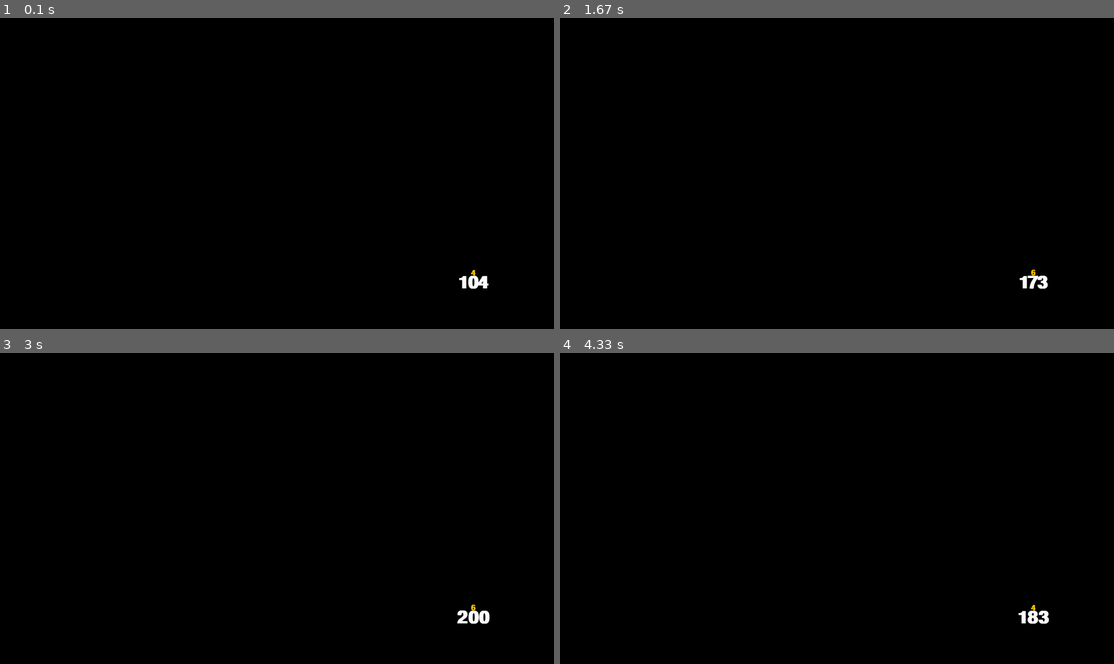
Above: before the commit, frames 1-4 (two rows, left to right).
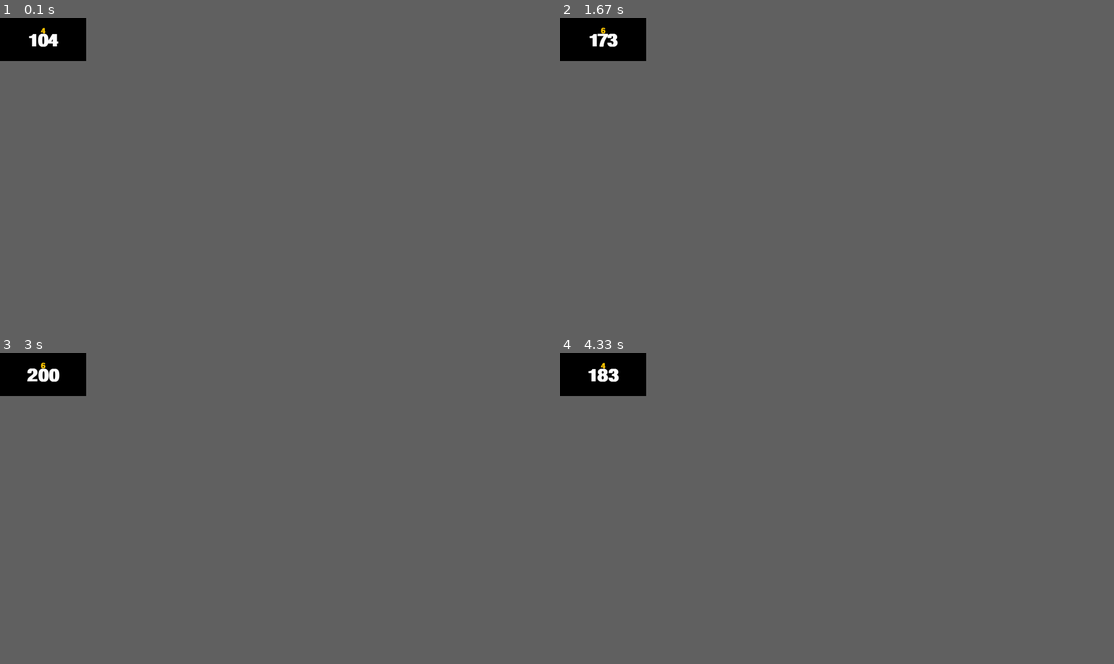
Above: after the commit, the same moments.

Repository: murilobarbosa2002/lmu-minimal-overlay
Game: pygame game, started from src/main.py
Same seed, same stepped clock (60 frames per second), same inputs: the game is played once before the commit and once after it.
Inputs (mouse positions are in pixels of both pictures, inside the frame that each line leads up to):
- Up to frame 1 (0.1 s): no input
- Up to frame 2 (1.67 s): press the mouse at (582, 39) at 0.37 s; move the mouse to (598, 42) at 0.47 s; release the mouse at (609, 49) at 0.6 s
- Up to frame 3 (3 s): no input
- Up to frame 4 (4.33 s): no input
In our replay, the window is 900x506 before the commit and 140x70 after it. These sizes can differ from the game's own. Grey fills any space a smaller window leaves; there, only what the larger window draws over its background counts as a difference.

The runs differ from the first frame. In frame 1, 0.3% of the frame differs, in the area x 5-89%, y 3-88%; in frame 2, 0.3%; in frame 3, 0.4%, in the area x 4-89%, y 2-88%; in frame 4, 0.4%.

Commit message:
feat(ui): implement movable borderless window

Diff:
--- a/src/main.py
+++ b/src/main.py
@@ -8,12 +8,13 @@
 from src.ui.widgets.speedometer import Speedometer
 
 def main():
-    window = WindowManager(title="LMU Telemetry Overlay", width=1920, height=1080)
+    # Wide/Short "card" overlay style
+    window = WindowManager(title="LMU Telemetry Overlay", width=300, height=150)
     window.init()
     provider = MockTelemetryProvider()
     state_machine = StateMachine()
 
-    speedometer = Speedometer(x=1500, y=850, width=280, height=130)
+    speedometer = Speedometer(x=10, y=10, width=280, height=130)
 
     widgets = [speedometer]
 
@@ -32,6 +33,12 @@
                         state_machine.change_state(running_state)
                 elif event.key == pygame.K_ESCAPE:
                     window.is_running = False
+
+            # Handle Dragging Window
+            if event.type == pygame.MOUSEMOTION:
+                if speedometer.is_dragging:
+                    window.move_window(*event.rel)
+
             state_machine.handle_input(event)
 
         try:
--- a/src/ui/widgets/speedometer.py
+++ b/src/ui/widgets/speedometer.py
@@ -44,31 +44,24 @@
 
     def draw(self, surface: pygame.Surface) -> None:
         bg_rect = pygame.Rect(self.x, self.y, self.width, self.height)
-        # Main Card Body (More transparent: 160 alpha)
         s = pygame.Surface((self.width, self.height), pygame.SRCALPHA)
         pygame.draw.rect(s, (0, 0, 0, 160), s.get_rect(), border_radius=15)
         surface.blit(s, (self.x, self.y))
 
-        # Render Speed (Centered)
         if self.speed_surf is None:
             font = FontManager.get_font(90, bold=True)
             self.speed_surf = font.render(f"{int(self.speed)}", True, self.text_color)
 
-        # Move Speed slightly UP to close gap
         speed_rect = self.speed_surf.get_rect(center=(self.x + self.width // 2, self.y + self.height // 2 + 5))
         surface.blit(self.speed_surf, speed_rect)
 
-        # Render Gear (Top Center)
         if self.gear_surf is None:
             font = FontManager.get_font(40, bold=True)
             gear_str = "R" if self.gear == -1 else "N" if self.gear == 0 else str(self.gear)
             self.gear_surf = font.render(gear_str, True, self.gear_color)
 
-        # Move Gear slightly DOWN to close gap
         gear_rect = self.gear_surf.get_rect(center=(self.x + self.width // 2, self.y + 35))
         surface.blit(self.gear_surf, gear_rect)
-
-        # Unit ("km/h") removed as per request
 
     def handle_input(self, event: pygame.event.Event) -> bool:
         if event.type == pygame.MOUSEBUTTONDOWN:
@@ -86,9 +79,7 @@
 
         elif event.type == pygame.MOUSEMOTION:
             if self.is_dragging:
-                mouse_pos = event.pos
-                self.x = mouse_pos[0] + self.drag_offset[0]
-                self.y = mouse_pos[1] + self.drag_offset[1]
+                # Logic now handled by Main/Window to move the actual window
                 return True
 
         return False
--- a/src/ui/window.py
+++ b/src/ui/window.py
@@ -1,4 +1,5 @@
 import pygame
+import pygame._sdl2.video as sdl2_video
 import os
 import sys
 
@@ -8,6 +9,7 @@
         self.width = width
         self.height = height
         self.surface: pygame.Surface | None = None
+        self.window: sdl2_video.Window | None = None
         self.is_running = False
         self.clock = pygame.time.Clock()
         self.fps = 60
@@ -17,7 +19,13 @@
         pygame.display.set_caption(self.title)
         flags = pygame.SRCALPHA | pygame.NOFRAME
         self.surface = pygame.display.set_mode((self.width, self.height), flags, 32)
+        self.window = sdl2_video.Window.from_display_module()
         self.is_running = True
+
+    def move_window(self, dx: int, dy: int) -> None:
+        if self.window:
+            x, y = self.window.position
+            self.window.position = (int(x + dx), int(y + dy))
 
     def set_transparent(self, transparent: bool) -> None:
         if os.name == 'nt':
